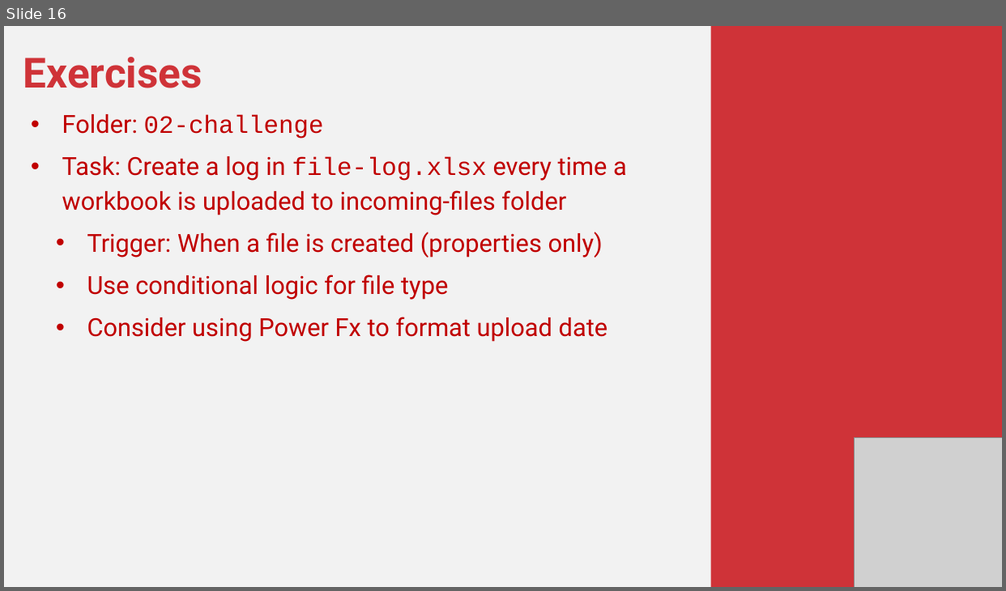
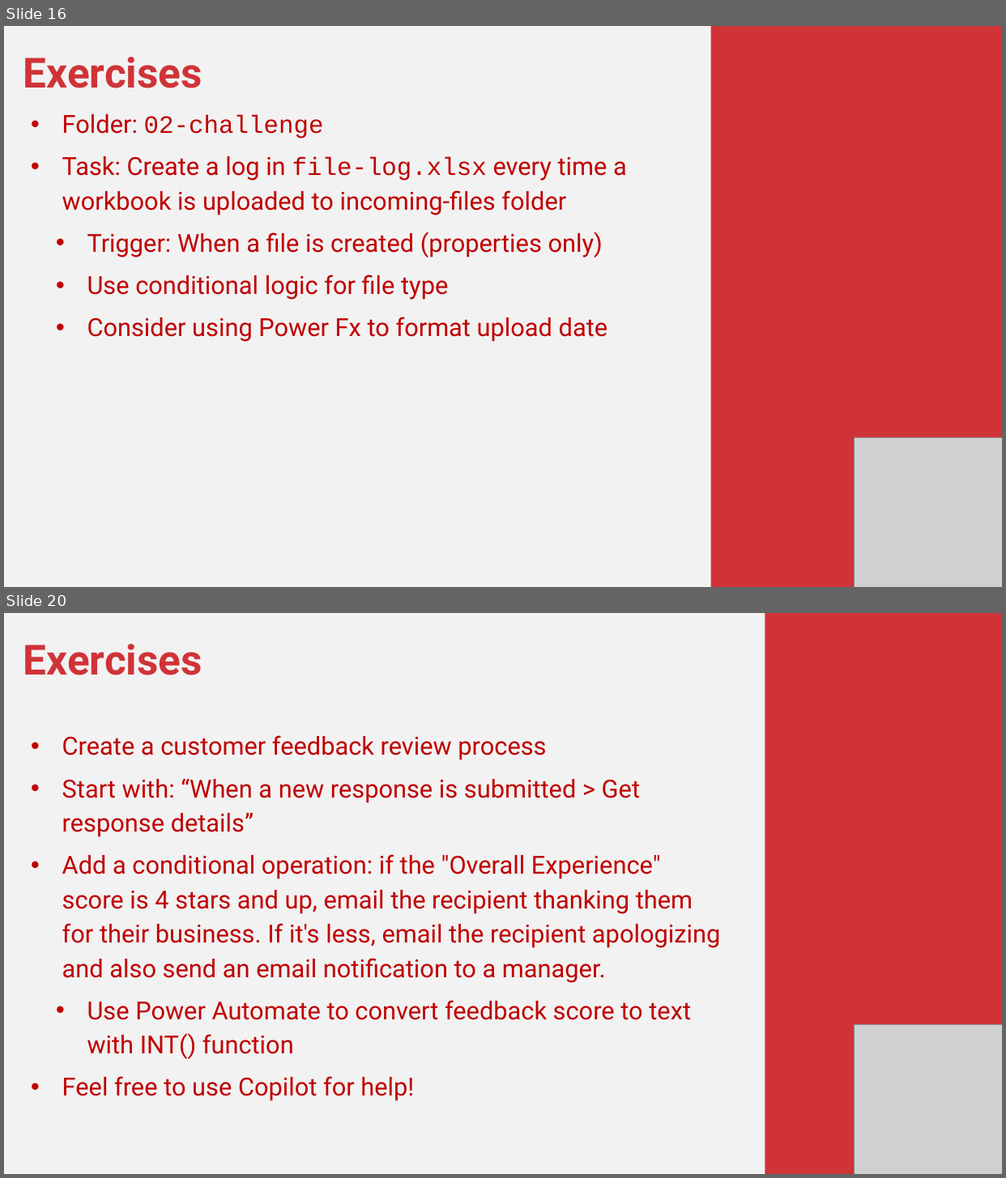
Before and after one commit to stringfestdata/power-automate-for-excel-masterclass, a slide deck: power-automate-for-excel-masterclass.pptx. Shown one above the other, each under a label of ours: slide 16 before the commit, slides 16 and 20 after it; the slides between them are not shown. The pictures are 1006x591 and 1006x1178 pixels, drawn with LibreOffice and Linux fonts; fonts in the diff are those of the drawing; grey boxes stand for pictures. Boxes give left, top, right and bottom in pixels: in the first picture for what was removed or moved away, otherwise in the second. Text is boxed around its words. In the diff, an @@ line names an element or a change of style, - is before the commit and + after.

```diff
--- a/power-automate-for-excel-masterclass.pptx
+++ b/power-automate-for-excel-masterclass.pptx
@@ slide 20 added at (4, 613, 1002, 1174), background #F2F2F2 @@
@@ rectangle added at (765, 613, 1002, 1174), fill #CF3338 @@
@@ text added at (23, 644, 720, 1101), 36 pt, text #C00000 @@
+Exercises
+• Create a customer feedback review process
+• Start with: “When a new response is submitted > Get response details”
+• Add a conditional operation: if the "Overall Experience" score is 4 stars and up, email the recipient thanking them for their business. If it's less, email the recipient apologizing and also send an email notification to a manager.
+  • Use Power Automate to convert feedback score to text with INT() function
+• Feel free to use Copilot for help!
@@ picture added at (854, 1024, 1002, 1174) @@
```
Also in this commit, not shown: 7 slides changed, 2 other slides added, 8 slides removed, 7 other files.
